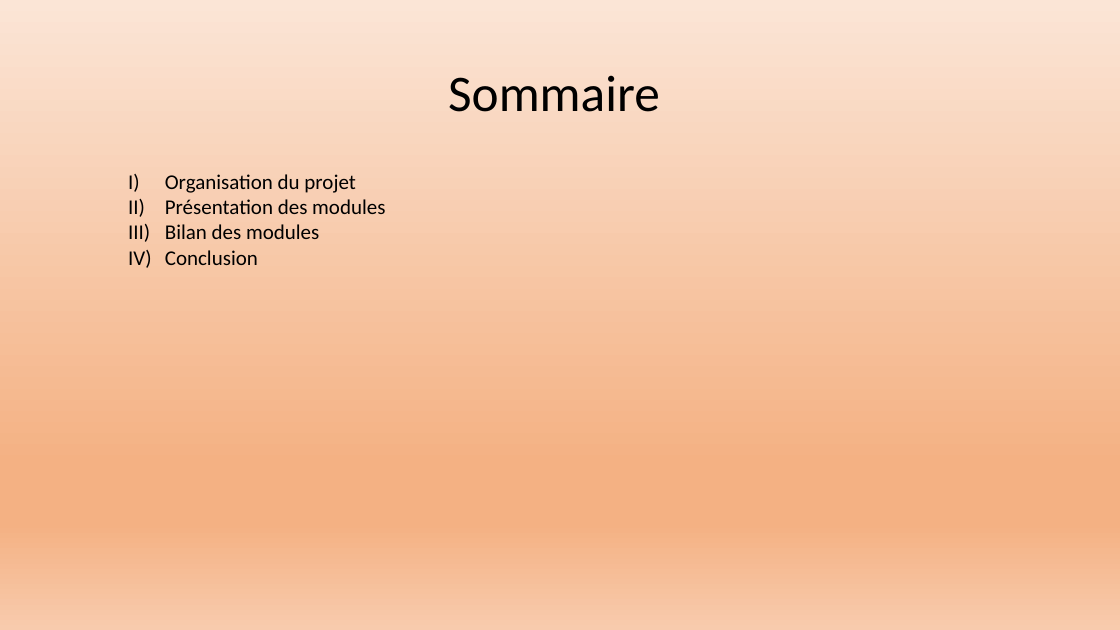
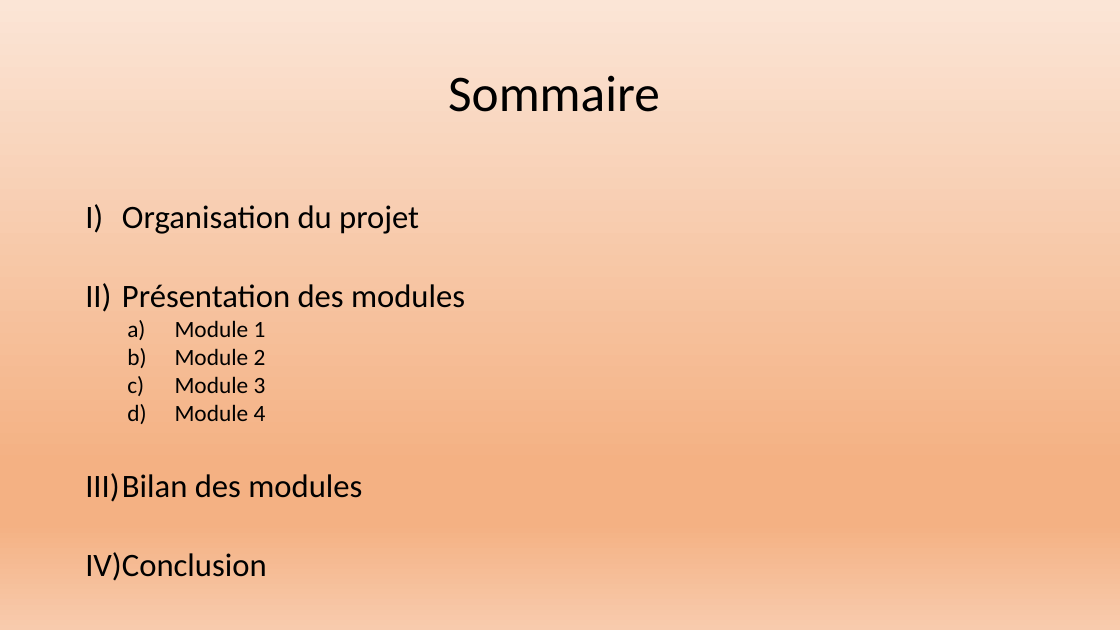
Before and after one commit to Exia-Jellyfish/UE-1-Projet-Grp7, a slide deck: slide 3 of PROJET 1 UE 1 diapositive.pptx. Drawn at 1120x630 pixels with LibreOffice and Linux fonts; fonts in the diff are those of the drawing. Boxes give left, top, right and bottom in pixels: in the first picture for what was removed or moved away, otherwise in the second. Text is boxed around its words. In the diff, an @@ line names an element or a change of style, - is before the commit and + after.

```diff
--- a/PROJET 1 UE 1 diapositive.pptx
+++ b/PROJET 1 UE 1 diapositive.pptx
@@ text "Organisation du projet" moved from (x1=165, y1=174, x2=385, y2=265) to (x1=85, y1=205, x2=465, y2=581) @@
@@ text at (x1=85, y1=205, x2=465, y2=581): size 18 to 28 pt in "Organisation du projet", "Présentation des modules", "Bilan des modules", "Conclusion" @@
@@ text at (x1=175, y1=320, x2=266, y2=421): paragraphs added @@
+  a) Module 1
+  b) Module 2
+  c) Module 3
+  d) Module 4
```
Also in this commit, not shown: 1 other slide changed.
